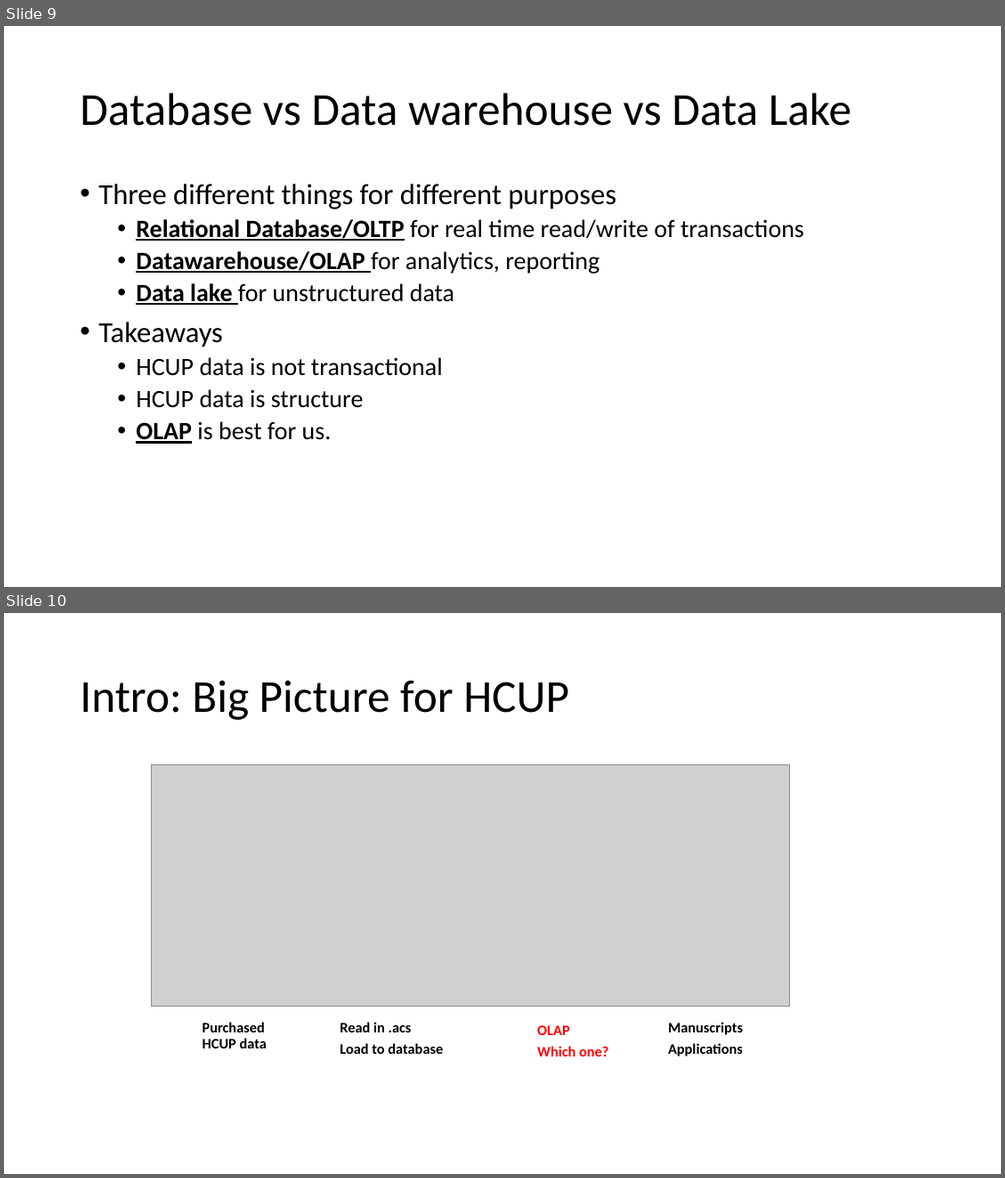
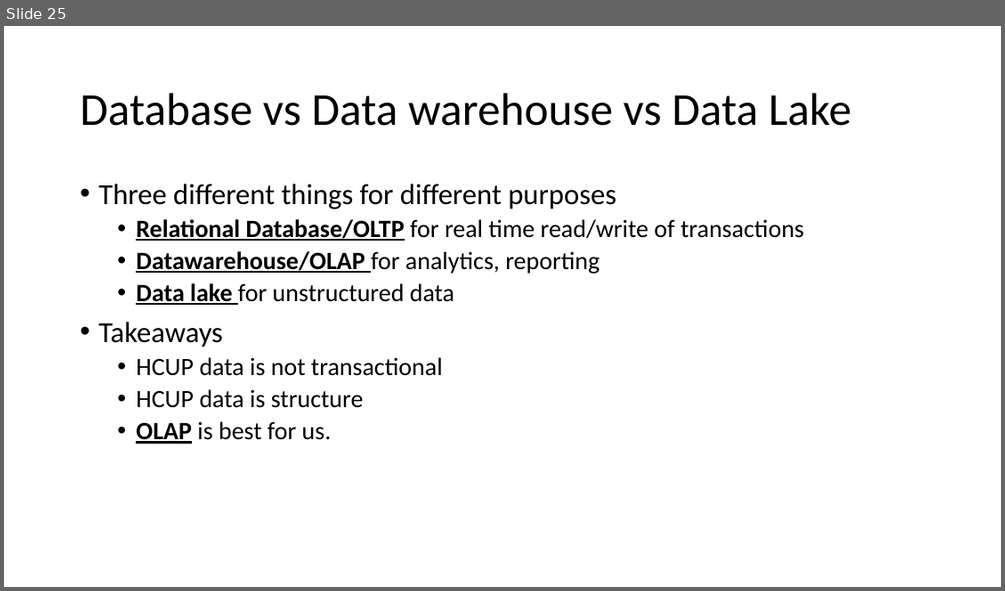
Before and after one commit to federman/hcup-extraction-loading, a slide deck: documents/presentations/2023-04-12 Weekly forum RL.pptx. Shown one above the other, each under a label of ours: slides 9 and 10 before the commit, slide 25 after it. The pictures are 1005x1178 and 1005x591 pixels, drawn with LibreOffice and Linux fonts; fonts in the diff are those of the drawing; grey boxes stand for pictures. Boxes give left, top, right and bottom in pixels: in the first picture for what was removed or moved away, otherwise in the second. Text is boxed around its words. In the diff, an @@ line names an element or a change of style, - is before the commit and + after.

```diff
--- a/documents/presentations/2023-04-12 Weekly forum RL.pptx
+++ b/documents/presentations/2023-04-12 Weekly forum RL.pptx
@@ slide 10 removed at <box>4,613,1001,1174</box>, background #FFFFFF @@
@@ title removed at <box>80,680,569,720</box> @@
-Intro: Big Picture for HCUP
@@ picture removed at <box>152,765,789,1005</box> @@
@@ text removed at <box>202,1022,267,1048</box> @@
-  Purchased HCUP data
@@ text removed at <box>340,1022,443,1054</box> @@
-  Read in .acs
-  Load to database
@@ text removed at <box>537,1025,608,1056</box> @@
-  OLAP
-  Which one?
@@ text removed at <box>668,1022,743,1056</box> @@
-  Manuscripts
-  Applications
@@ what was slide 9 is now slide 25 @@
```
Also in this commit, not shown: 4 slides changed, 14 slides added, 3 other slides removed.
